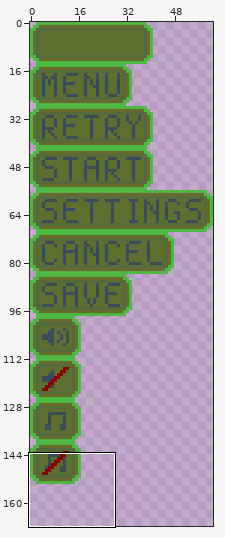
Two states of a sprite sheet, Snake/drawables/buttons.png. Above, an overview of the earlier version with the close-up marked.
Close-up. First the earlier version:
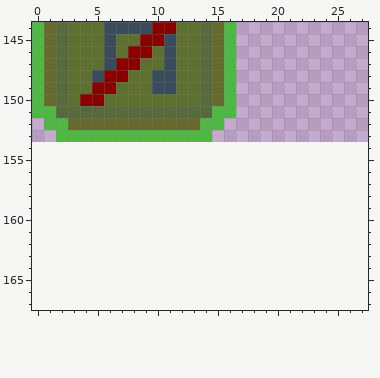
The file is 61x154 pixels. Colours within 5 levels of each other are drawn and written as one. Shown: x 0..27, y 144..167. The old version is drawn lined up with the new one, on the new canvas.
After:
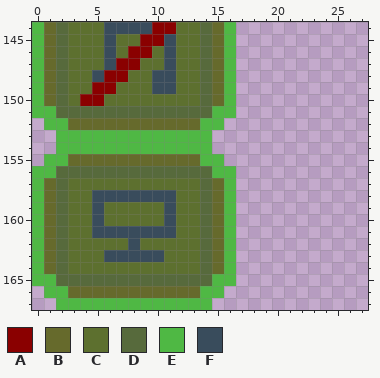
Palette (. is transparent): A #8a0000  B #666a2c  C #5d702f  D #576a3c  E #4fb844  F #394c5c
Diff:
canvas 61x154 -> 61x168
There is now colour B in row 155 at x 3 to 13; in rows 157 to 164 at x 1 and 15; in row 166 at x 3 to 13.
There is now colour C in row 157 at x 3 to 13; in row 158 at x 3 to 4 and 12 to 13; in rows 159 to 160 at x 3 to 4, 6 to 10 and 12 to 13; in row 161 at x 3 to 4 and 12 to 13; in row 162 at x 3 to 7 and 9 to 13; in row 163 at x 3 to 5 and 11 to 13.
There is now colour C in row 164 at x 3 to 13.
There is now colour D in row 156 at x 2 to 14; in rows 157 to 164 at x 2 and 14; in row 165 at x 2 to 14.
There is now colour E in row 154 at x 2 to 14; in row 155 at x 1 to 2 and 14 to 15; in row 156 at x 0 to 1 and 15 to 16; in rows 157 to 164 at x 0 and 16; in row 165 at x 0 to 1 and 15 to 16; in row 166 at x 1 to 2 and 14 to 15.
There is now colour E in row 167 at x 2 to 14.
There is now colour F in row 158 at x 5 to 11; in rows 159 to 160 at x 5 and 11; in row 161 at x 5 to 11; in row 162 at x 8; in row 163 at x 6 to 10.
